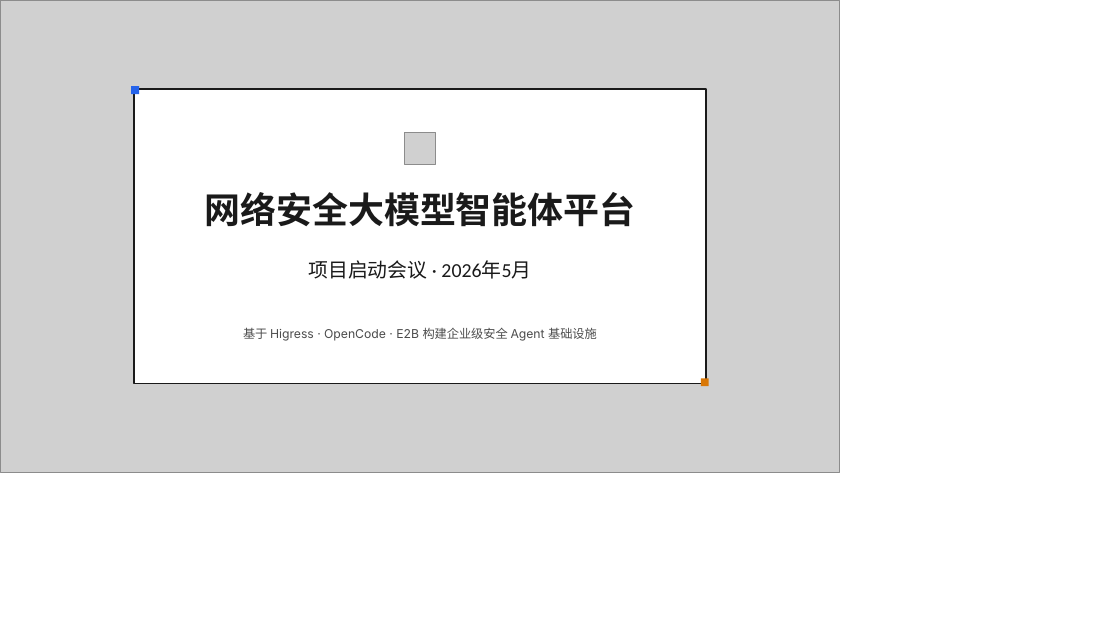
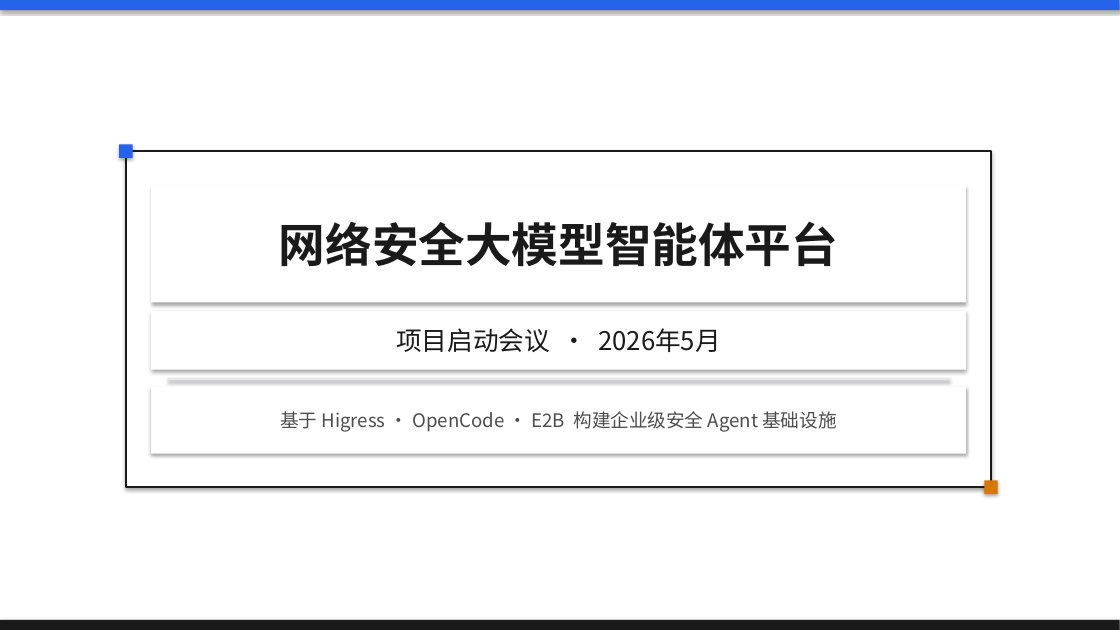
Before and after one commit to rakehellsx/higress-e2b-opencode, a slide deck: slide 1 of docs/diagrams/网络安全大模型智能体平台_完整版.pptx. Drawn at 1120x630 pixels with LibreOffice and Linux fonts; fonts in the diff are those of the drawing; grey boxes stand for pictures. Boxes give left, top, right and bottom in pixels: in the first picture for what was removed or moved away, otherwise in the second. Text is boxed around its words. In the diff, an @@ line names an element or a change of style, - is before the commit and + after.

```diff
--- a/docs/diagrams/网络安全大模型智能体平台_完整版.pptx
+++ b/docs/diagrams/网络安全大模型智能体平台_完整版.pptx
@@ picture removed at (x1=0, y1=0, x2=840, y2=472) @@
@@ rectangle added at (x1=0, y1=0, x2=1120, y2=10), fill #2563EB @@
@@ rectangle resized from (x1=131, y1=87, x2=139, y2=94) to (x1=119, y1=145, x2=133, y2=158) @@
@@ rectangle at (x1=119, y1=145, x2=133, y2=158): shadow on @@
@@ picture removed at (x1=404, y1=133, x2=436, y2=165) @@
@@ rectangle added at (x1=126, y1=151, x2=991, y2=487), fill #FFFFFF, outline #1A1A1A 1.5 pt @@
@@ rectangle "网络安全大模型智能体平台" resized from (x1=205, y1=192, x2=635, y2=227) to (x1=151, y1=185, x2=966, y2=302) @@
@@ rectangle "网络安全大模型智能体平台" at (x1=151, y1=185, x2=966, y2=302): size 30.8 to 40 pt, font Calibri to Noto Sans CJK SC; line spacing 41pt to 1; vertical alignment top to middle; fill none to #FFFFFF; shadow on @@
@@ rectangle "项目启动会议 · 2026年5月" resized from (x1=308, y1=260, x2=531, y2=279) to (x1=151, y1=311, x2=966, y2=370) @@
@@ rectangle "项目启动会议 · 2026年5月" at (x1=151, y1=311, x2=966, y2=370): size 17 to 22 pt, font Calibri to Noto Sans CJK SC; line spacing 22pt to 1; vertical alignment top to middle; fill none to #FFFFFF; shadow on @@
@@ rectangle "基于 Higress · OpenCode · ..." resized from (x1=243, y1=327, x2=597, y2=341) to (x1=151, y1=386, x2=966, y2=454) @@
@@ rectangle "基于 Higress · OpenCode · ..." at (x1=151, y1=386, x2=966, y2=454): size 10.5 to 16 pt, font Inter to Noto Sans CJK SC; line spacing 14pt to 1; vertical alignment top to middle; fill none to #FFFFFF; shadow on @@
@@ rectangle resized from (x1=701, y1=378, x2=708, y2=386) to (x1=168, y1=378, x2=949, y2=380) @@
@@ rectangle at (x1=168, y1=378, x2=949, y2=380): fill #D97706 to #E5E7EB; shadow on @@
@@ rectangle added at (x1=985, y1=481, x2=998, y2=494), fill #D97706 @@
@@ rectangle resized from (x1=134, y1=89, x2=706, y2=384) to (x1=0, y1=620, x2=1120, y2=630) @@
@@ rectangle at (x1=0, y1=620, x2=1120, y2=630): fill #FFFFFF to #1A1A1A; outline #1A1A1A 1.44 pt to none; shadow on @@
```
Also in this commit, not shown: 9 other slides changed, 3 slides added, 3 slides removed.
